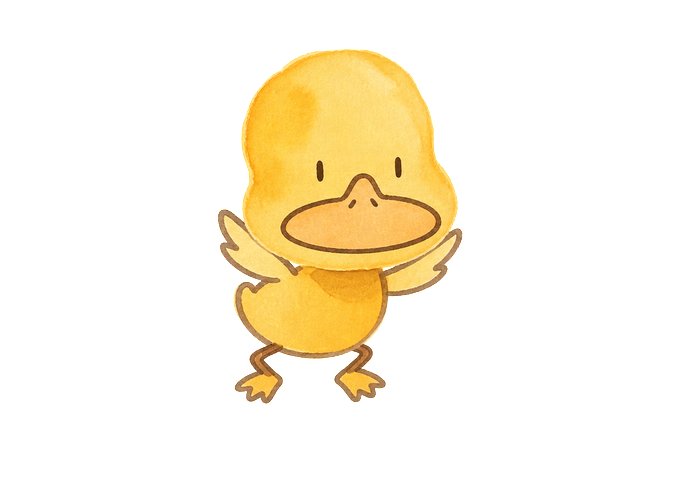
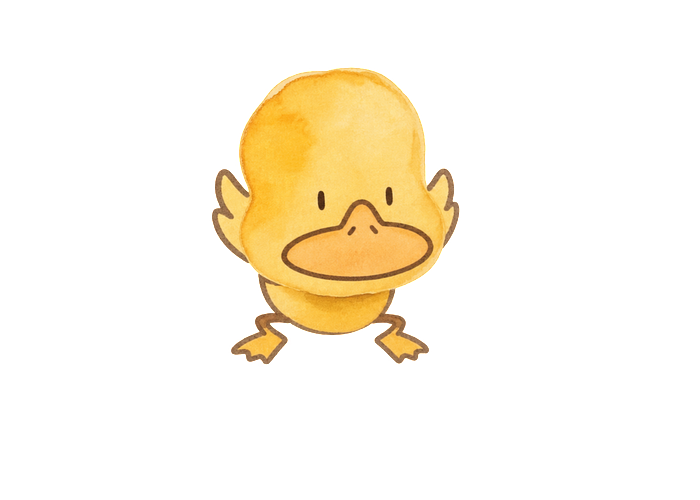
Comparing the layer stacks of the two 700x500 images. Changes:
showed "4c0025b" over [212, 65, 462, 367]
hid "4c0025a", painted on it over [215, 47, 463, 404]
